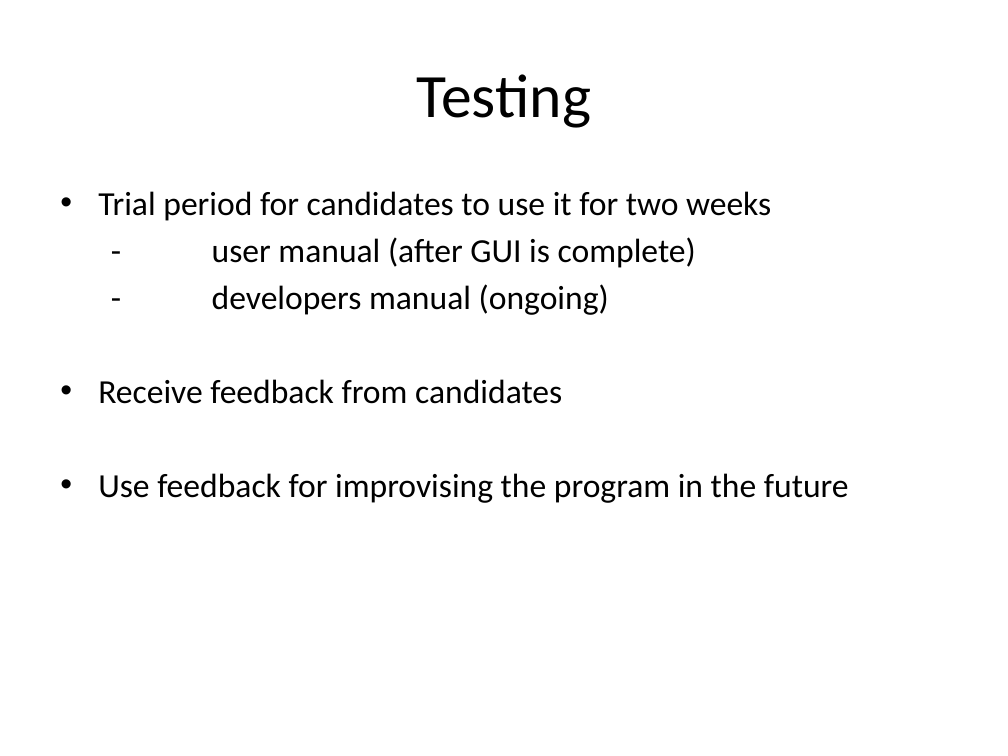
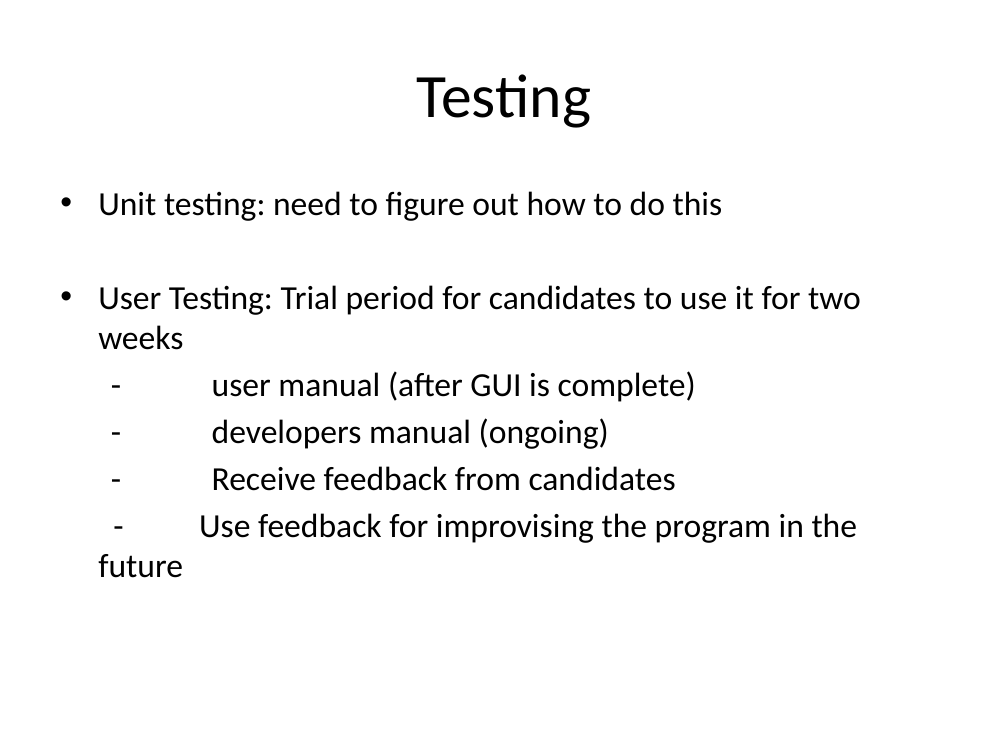
Before and after one commit to doctoboggan/DeathRay, a slide deck: slide 20 of manuals/desReview.pptx (slide 18 before the commit). Drawn at 1008x756 pixels with LibreOffice and Linux fonts; fonts in the diff are those of the drawing. Boxes give left, top, right and bottom in pixels: in the first picture for what was removed or moved away, otherwise in the second. Text is boxed around its words. In the diff, an @@ line names an element or a change of style, - is before the commit and + after.

```diff
--- a/manuals/desReview.pptx
+++ b/manuals/desReview.pptx
@@ text at [98, 191, 861, 350]: text changed @@
-• Trial period for candidates to use it for two weeks
+• Unit testing: need to figure out how to do this
+• User Testing: Trial period for candidates to use it for two weeks
@@ text at [98, 466, 858, 578]: text changed @@
-• Receive feedback from candidates
-• Use feedback for improvising the program in the future
+- Receive feedback from candidates
+- Use feedback for improvising the program in the future
```
Also in this commit, not shown: 10 other slides changed, 5 slides added, 2 slides removed.
